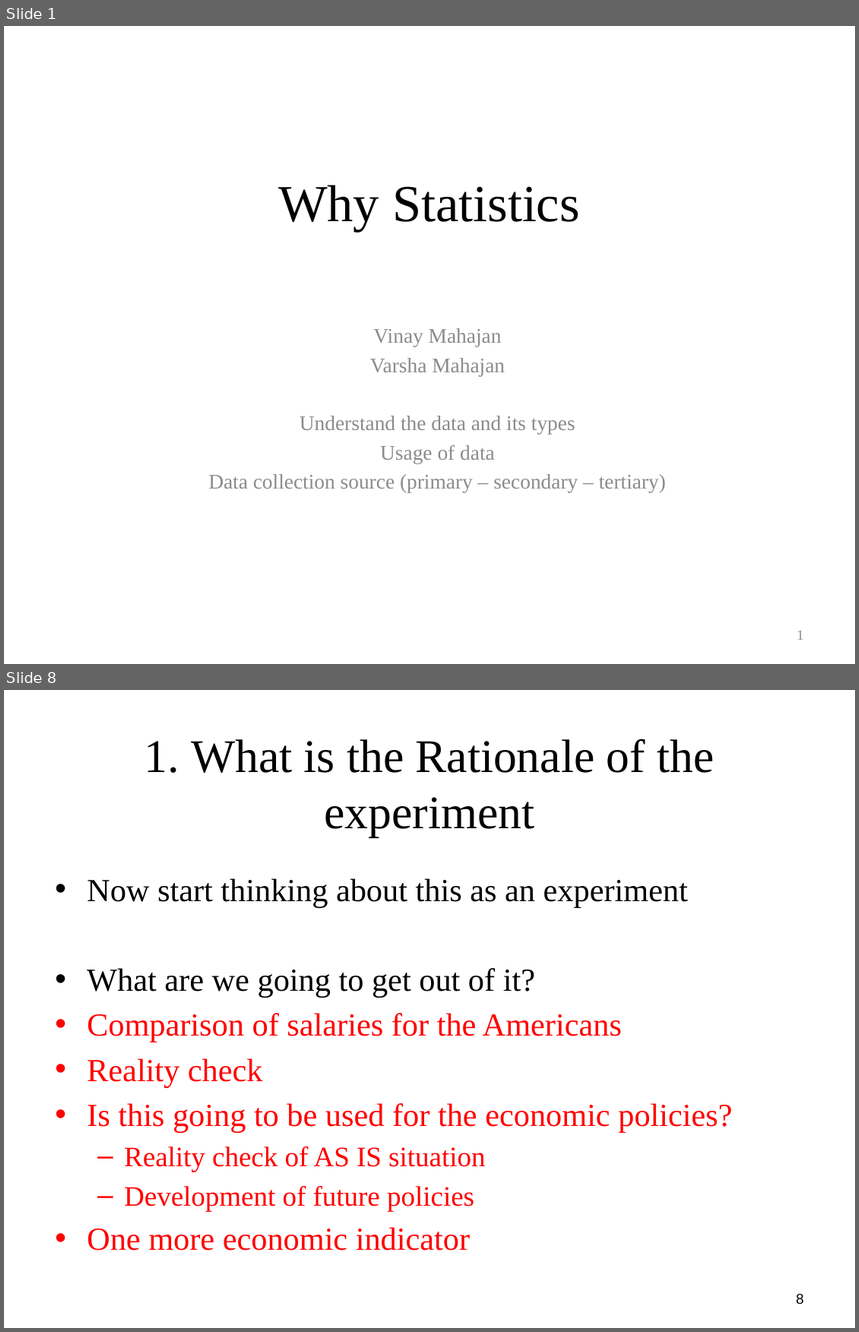
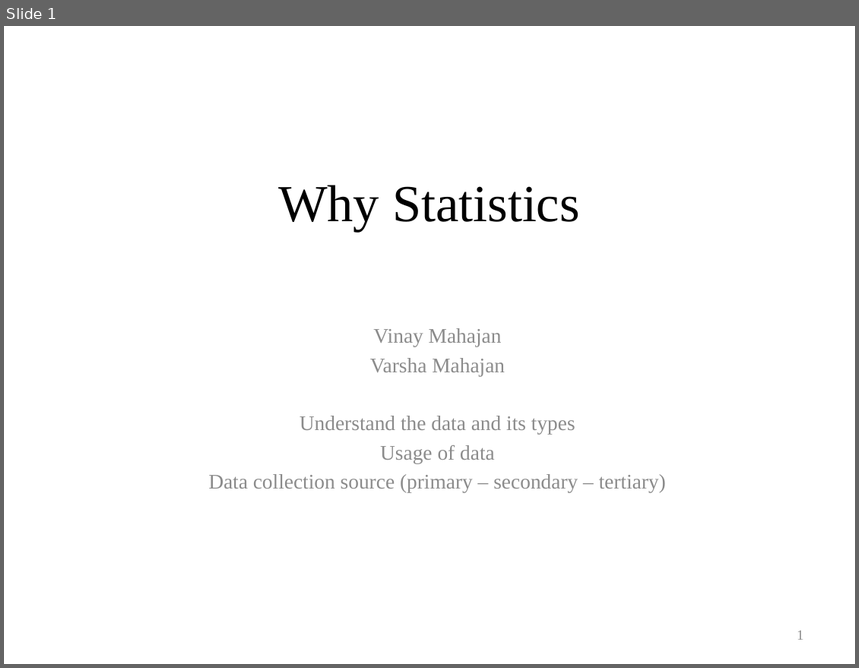
Before and after one commit to coursephd/Statistics_class, a slide deck: Day_2_Why statistics.pptx. Shown one above the other, each under a label of ours: slides 1 and 8 before the commit, slide 1 after it; the slides between them are not shown. The pictures are 859x1332 and 859x668 pixels, drawn with LibreOffice and Linux fonts; fonts in the diff are those of the drawing; background and template pictures are left out. Boxes give left, top, right and bottom in pixels: in the first picture for what was removed or moved away, otherwise in the second. Text is boxed around its words. In the diff, an @@ line names an element or a change of style, - is before the commit and + after.

```diff
--- a/Day_2_Why statistics.pptx
+++ b/Day_2_Why statistics.pptx
@@ slide 8 removed at (4,690,855,1328), background #FFFFFF @@
@@ title removed at (145,739,715,837) @@
-1. What is the Rationale of the experiment
@@ text removed at (87,878,732,1211) @@
-• Now start thinking about this as an experiment
-• What are we going to get out of it?
-• Comparison of salaries for the Americans
-• Reality check
-• Is this going to be used for the economic policies?
-  – Reality check of AS IS situation
-  – Development of future policies
-• One more economic indicator
@@ page number removed at (796,1294,804,1304) @@
-8
```
Also in this commit, not shown: 5 slides changed, 30 slides added, 20 other slides removed, 12 other files.
